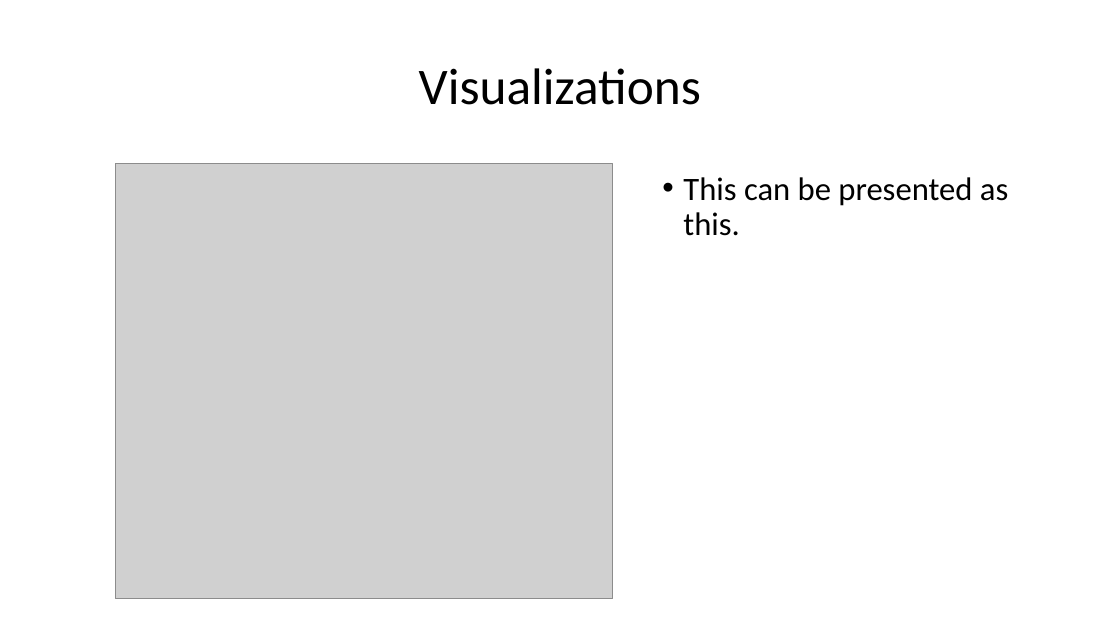
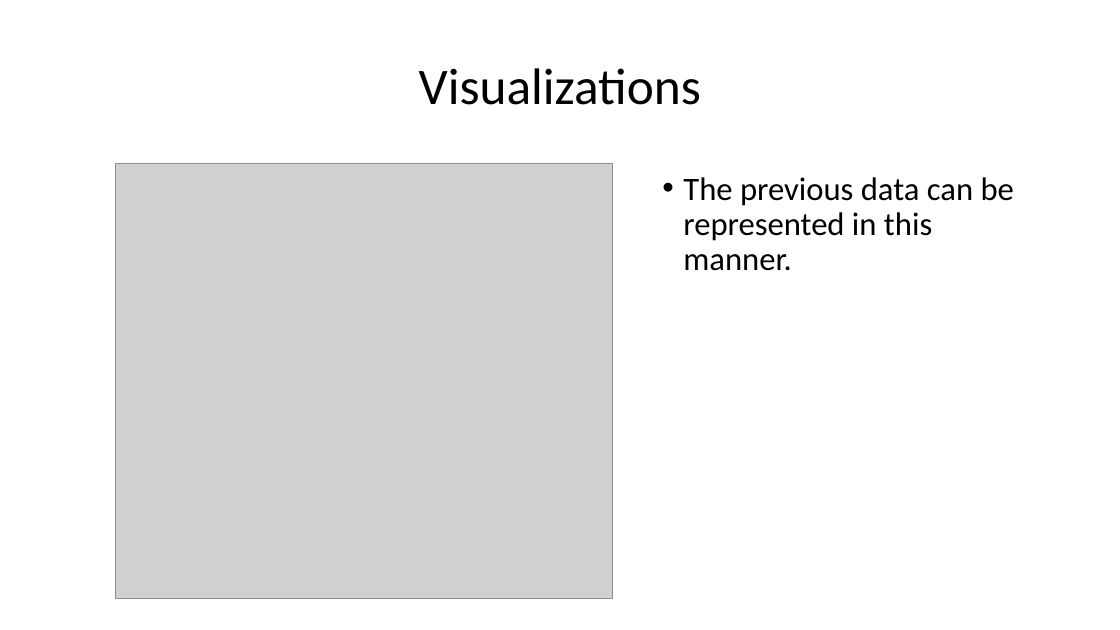
Before and after one commit to neetika01/LendingClubCaseStudy, a slide deck: slide 8 of Lending_club_case_study.pptx (slide 9 before the commit). Drawn at 1120x630 pixels with LibreOffice and Linux fonts; fonts in the diff are those of the drawing; grey boxes stand for pictures. Boxes give left, top, right and bottom in pixels: in the first picture for what was removed or moved away, otherwise in the second. Text is boxed around its words. In the diff, an @@ line names an element or a change of style, - is before the commit and + after.

```diff
--- a/Lending_club_case_study.pptx
+++ b/Lending_club_case_study.pptx
@@ text at box(683, 177, 1014, 271): text changed @@
-• This can be presented as this.
+• The previous data can be represented in this manner.
```
Also in this commit, not shown: 1 other slide changed, 1 slide added.
